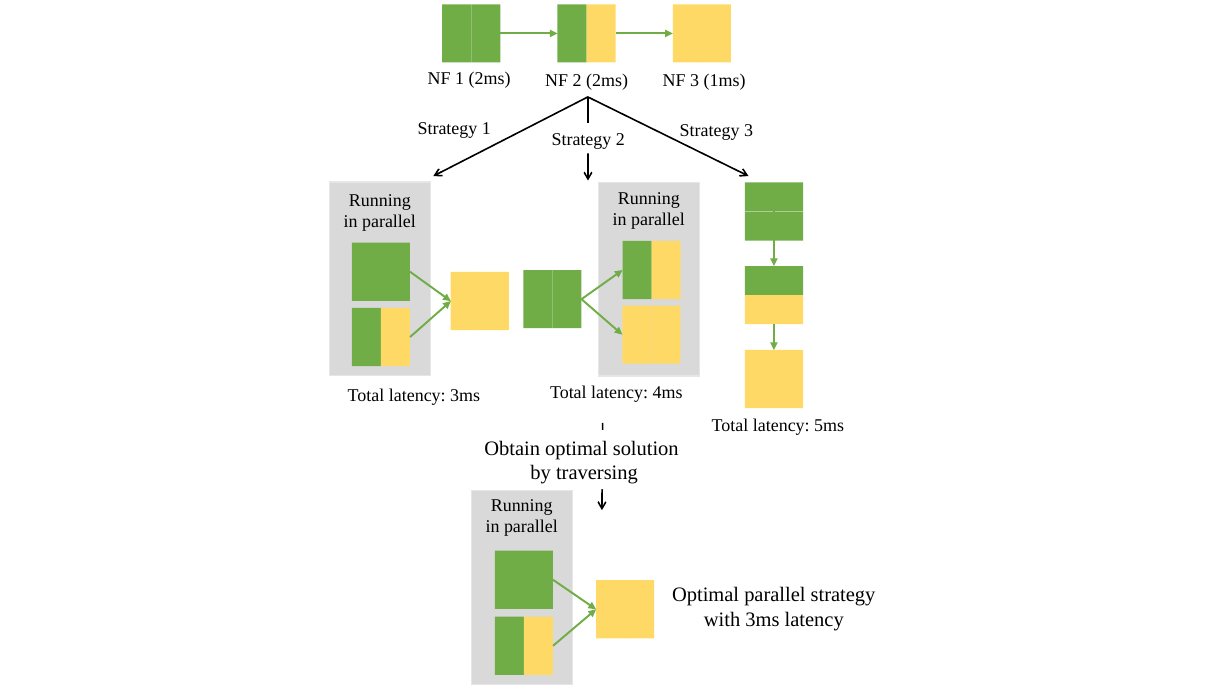
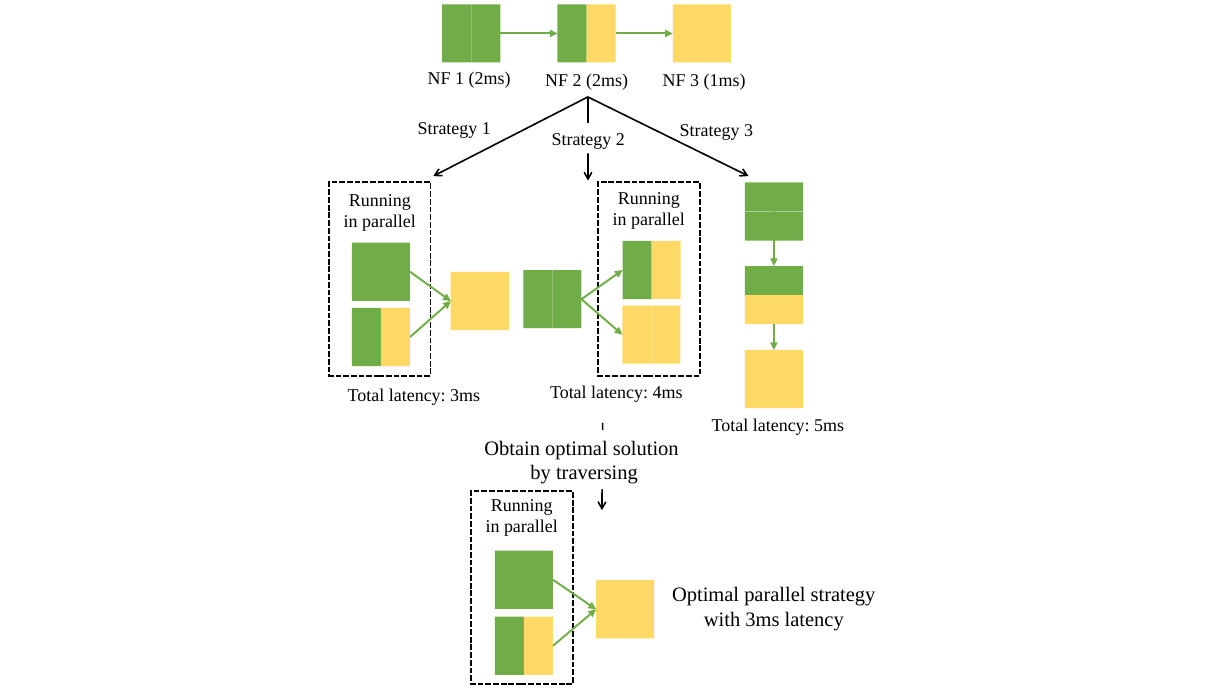
Before and after one commit to fnrg-nfv/flexchain, a slide deck: slide 17 of docs/figures_xsh.pptx. Drawn at 1232x693 pixels with LibreOffice and Linux fonts; fonts in the diff are those of the drawing. Boxes give left, top, right and bottom in pixels: in the first picture for what was removed or moved away, otherwise in the second. Text is boxed around its words. In the diff, an @@ line names an element or a change of style, - is before the commit and + after.

```diff
--- a/docs/figures_xsh.pptx
+++ b/docs/figures_xsh.pptx
@@ fill #D9D9D9 to none; outline #E7E6E6 1 pt to #000000 1.5 pt dashed in 3 elements at (471, 491, 573, 685), (599, 182, 701, 376), (329, 182, 431, 376) @@
```
Also in this commit, not shown: 2 other slides changed, 3 other files.
